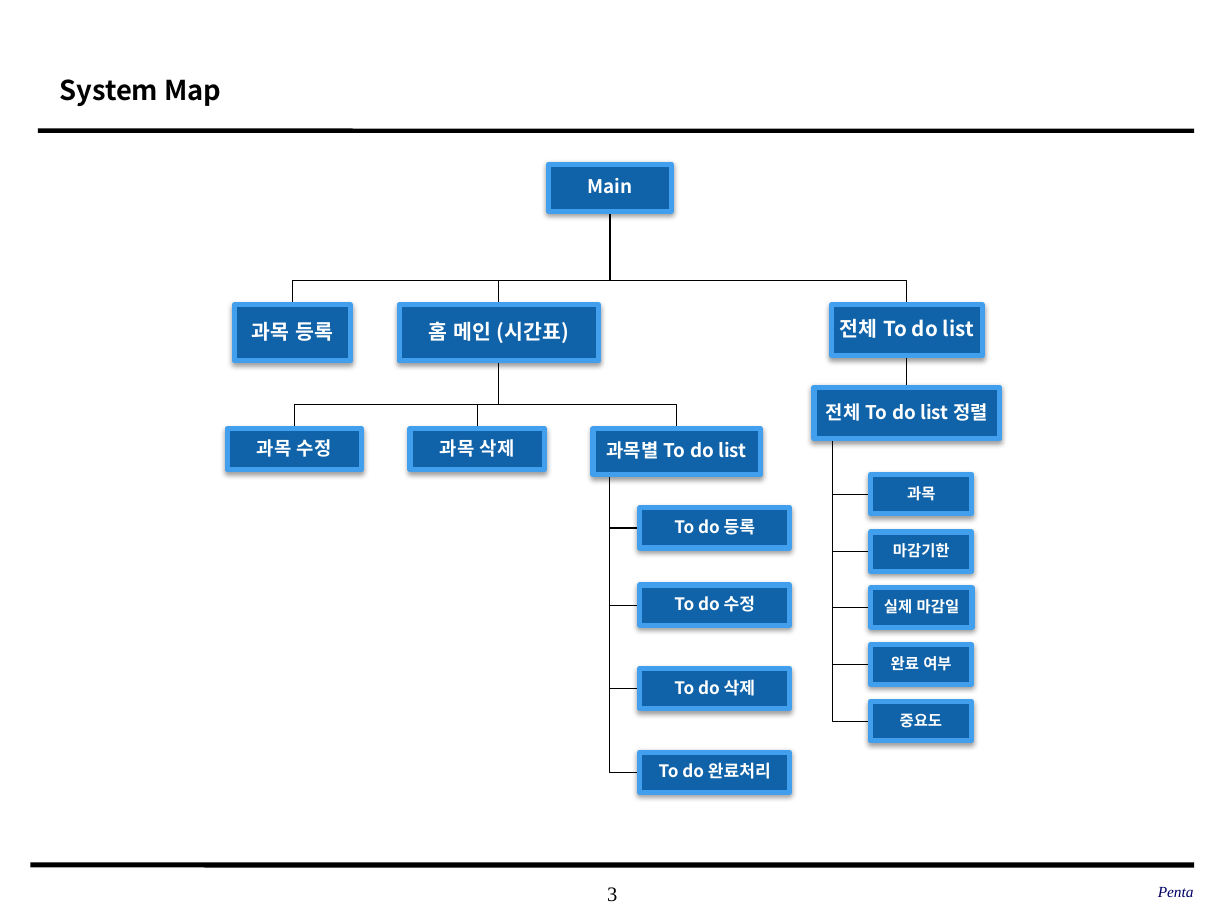
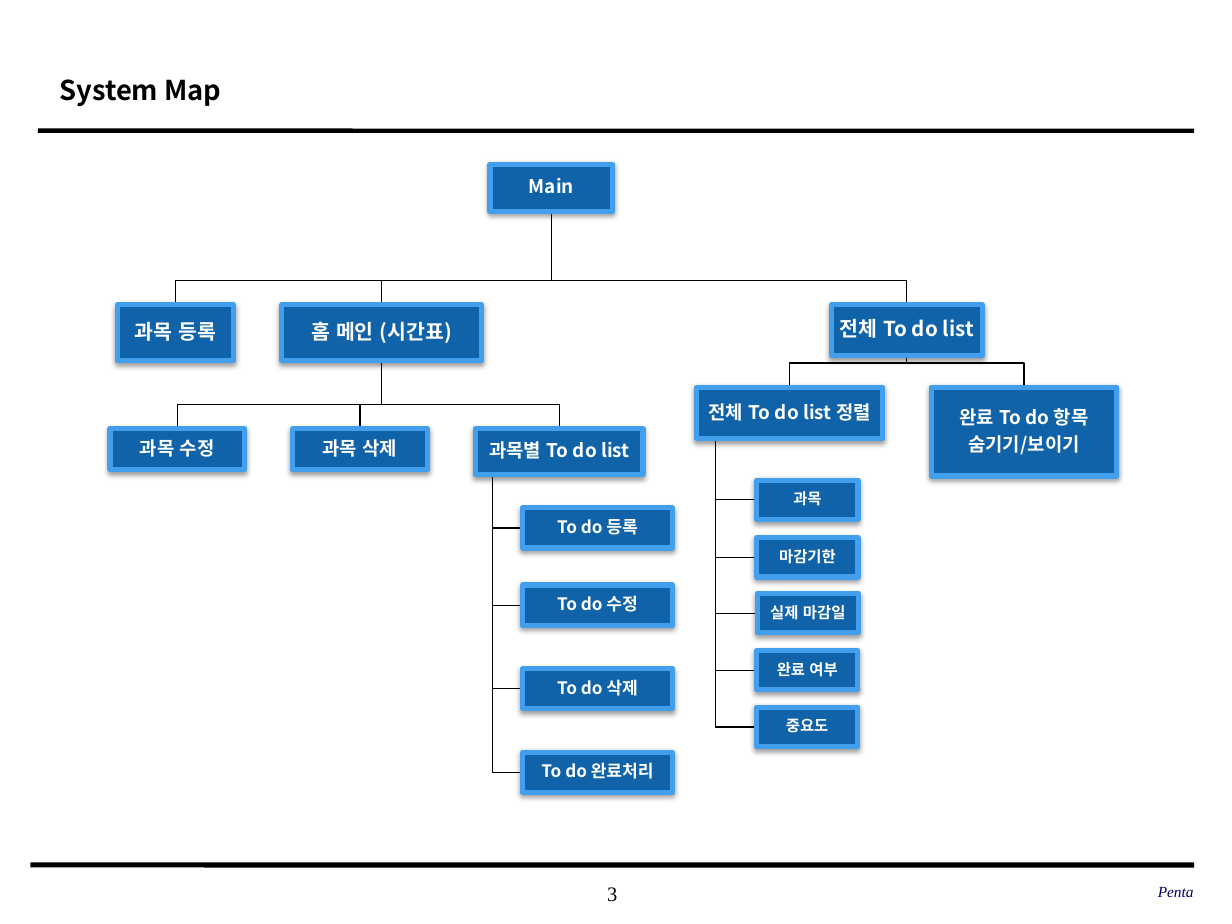
Before and after one commit to SE-admin/SE2017_5_mixharmony, a slide deck: slide 3 of doc/3_ 설계서/UI Design_05_penta.pptx. Drawn at 1232x924 pixels with LibreOffice and Linux fonts; fonts in the diff are those of the drawing; background and template pictures are left out. Boxes give left, top, right and bottom in pixels: in the first picture for what was removed or moved away, otherwise in the second. Text is boxed around its words. In the diff, an @@ line names an element or a change of style, - is before the commit and + after.

Commit message:
#913 요구사항 변경에 따른 UI Design 수정

```diff
--- a/doc/3_ 설계서/UI Design_05_penta.pptx
+++ b/doc/3_ 설계서/UI Design_05_penta.pptx
@@ text "Main" moved from (x1=587, y1=178, x2=632, y2=193) to (x1=529, y1=178, x2=574, y2=193) @@
@@ rectangle moved from (x1=548, y1=164, x2=670, y2=211) to (x1=490, y1=164, x2=612, y2=211) @@
@@ freeform shape resized from (x1=499, y1=211, x2=610, y2=304) to (x1=175, y1=211, x2=551, y2=304) @@
@@ freeform shape resized from (x1=292, y1=211, x2=610, y2=304) to (x1=382, y1=211, x2=552, y2=304) @@
@@ freeform shape resized from (x1=610, y1=211, x2=907, y2=304) to (x1=552, y1=211, x2=908, y2=304) @@
@@ freeform shape resized from (x1=901, y1=356, x2=913, y2=388) to (x1=790, y1=356, x2=907, y2=388) @@
@@ freeform shape added at (x1=907, y1=356, x2=1024, y2=388), outline #000000 0.75 pt @@
@@ freeform shape resized from (x1=499, y1=361, x2=676, y2=429) to (x1=177, y1=361, x2=382, y2=429) @@
@@ freeform shape resized from (x1=294, y1=361, x2=499, y2=429) to (x1=382, y1=361, x2=559, y2=429) @@
@@ 10 texts, 8 rectangles, 5 freeform shapes moved together from (x1=234, y1=304, x2=1000, y2=793) to (x1=117, y1=304, x2=883, y2=793) @@
@@ rectangle added at (x1=931, y1=387, x2=1117, y2=476), fill #1063A8, outline #419FED 3 pt @@
@@ text added at (x1=959, y1=408, x2=1089, y2=455), 11 pt, text #FFFFFF, bold @@
+완료 To do 항목
+숨기기/보이기
@@ rectangle moved from (x1=410, y1=429, x2=545, y2=469) to (x1=110, y1=429, x2=244, y2=469) @@
@@ rectangle moved from (x1=227, y1=429, x2=361, y2=469) to (x1=293, y1=429, x2=428, y2=469) @@
@@ freeform shape resized from (x1=833, y1=439, x2=871, y2=721) to (x1=716, y1=439, x2=756, y2=727) @@
@@ freeform shape resized from (x1=833, y1=439, x2=871, y2=664) to (x1=716, y1=439, x2=758, y2=670) @@
@@ freeform shape resized from (x1=833, y1=439, x2=871, y2=607) to (x1=716, y1=439, x2=758, y2=614) @@
@@ freeform shape resized from (x1=833, y1=439, x2=871, y2=552) to (x1=716, y1=439, x2=758, y2=557) @@
@@ freeform shape resized from (x1=833, y1=439, x2=871, y2=494) to (x1=716, y1=439, x2=758, y2=500) @@
@@ 5 texts, 5 rectangles moved together from (x1=870, y1=474, x2=972, y2=740) to (x1=756, y1=480, x2=859, y2=747) @@
```
Also in this commit, not shown: 32 other slides changed, 4 slides added.
